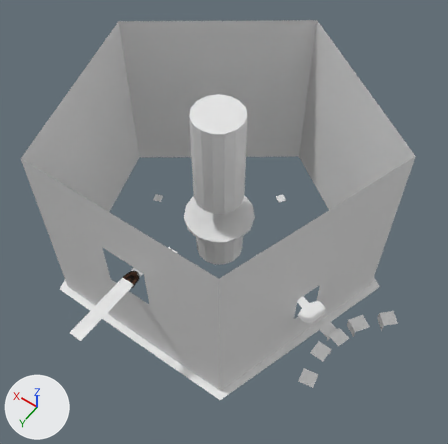
The glTF model custom_assets/jak1/levels/gmgauntlet/gmgauntlet.glb: old version first, new version second.
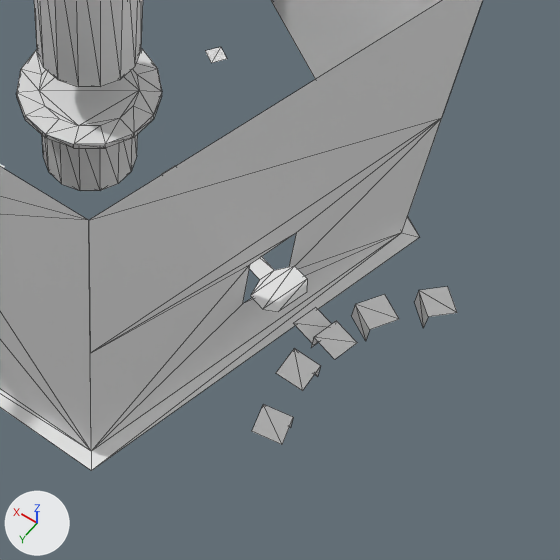
Each version appears first whole from a 50 mm lens placed at (1124.0, -444.0, 682.0), pointed at (1370.0, -788.0, 141.0), and next in a close-up on the part from 39% to 100% of the width and 39% to 100% of the height. The axes (+X, +Y, +Z) are drawn at lower left. The lights are the same throughout. The last two pictures show the newer version. The close-ups show mesh edges as thin lines. Where no turn or scale is listed for an object, it has been applied to the vertices. Vertices at exactly the same position are counted once.
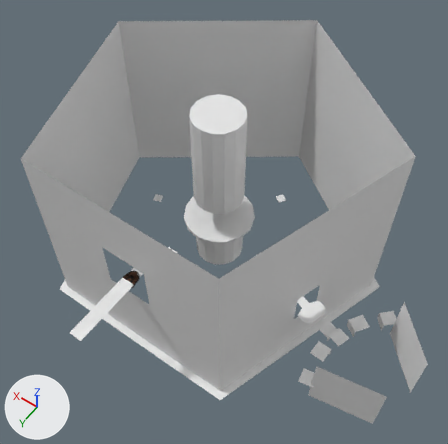
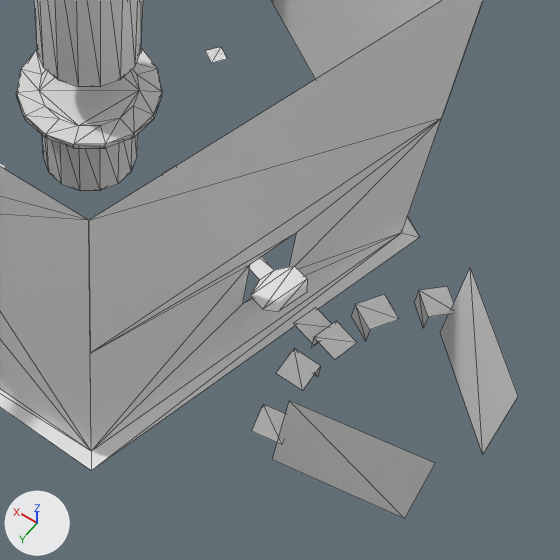
Patch to the scene script:
```diff
--- a/custom_assets/jak1/levels/gmgauntlet/gmgauntlet.glb.py
+++ b/custom_assets/jak1/levels/gmgauntlet/gmgauntlet.glb.py
@@ me_plane_003 @@
 # used by ob_plane_006; location = (1209.0, -733.5, 108.4)
 # verts and faces of me_plane_003; kept vertices keep their numbers, new ones are numbered from 24
-me_plane_003.from_pydata(...)  # 24 vertices, 16 faces; spans x -49.3..8.3, y -82.2..43.2, z -11.8..0.0
+me_plane_003.from_pydata(...)  # 32 vertices, 20 faces; spans x -92.5..8.3, y -82.2..43.2, z -26.4..41.3
+# me_plane_003 part 1
+verts[24] = (-75.7, 27.2, -26.4)  # pixel (404, 518)
+verts[25] = (-9.6, 38.8, -25.8)  # pixel (272, 459)
+verts[26] = (-76.2, 27.1, 40.7)  # pixel (435, 463)
+verts[27] = (-10.2, 38.7, 41.3)  # pixel (289, 400)
+verts[28] = (-92.1, -23.4, -26.4)  # pixel (482, 454)
+verts[29] = (-45.5, -71.6, -25.8)  # pixel (440, 332)
+verts[30] = (-92.5, -23.0, 40.7)  # pixel (518, 396)
+verts[31] = (-45.9, -71.2, 41.3)  # pixel (470, 267)
+faces += [(24, 25, 27), (24, 27, 26), (28, 30, 31), (28, 31, 29)]
```

Where the change shows, as pixel boxes (x1, y1, x2, y2) in the close-ups (560 x 560 px):
'Plane.006', reshaped (30% wider, 58% taller): before (252, 287, 457, 445); after (252, 268, 518, 519)
part 1 of me_plane_003, added: after (272, 268, 518, 519)
